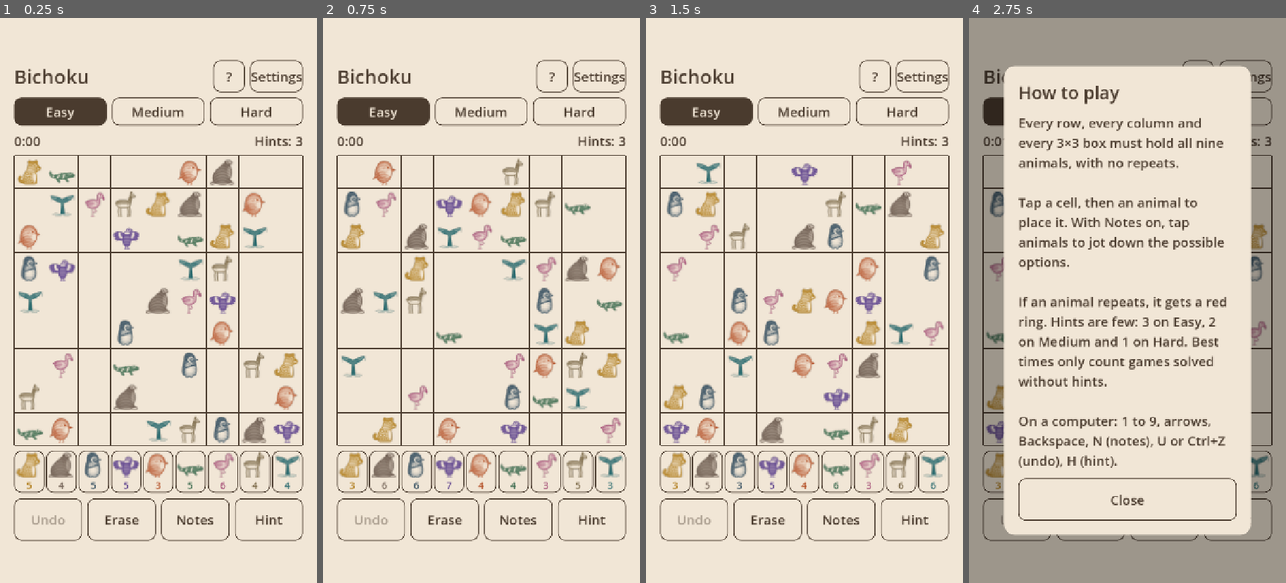
Above: before the commit, frames 1-4 (left to right).
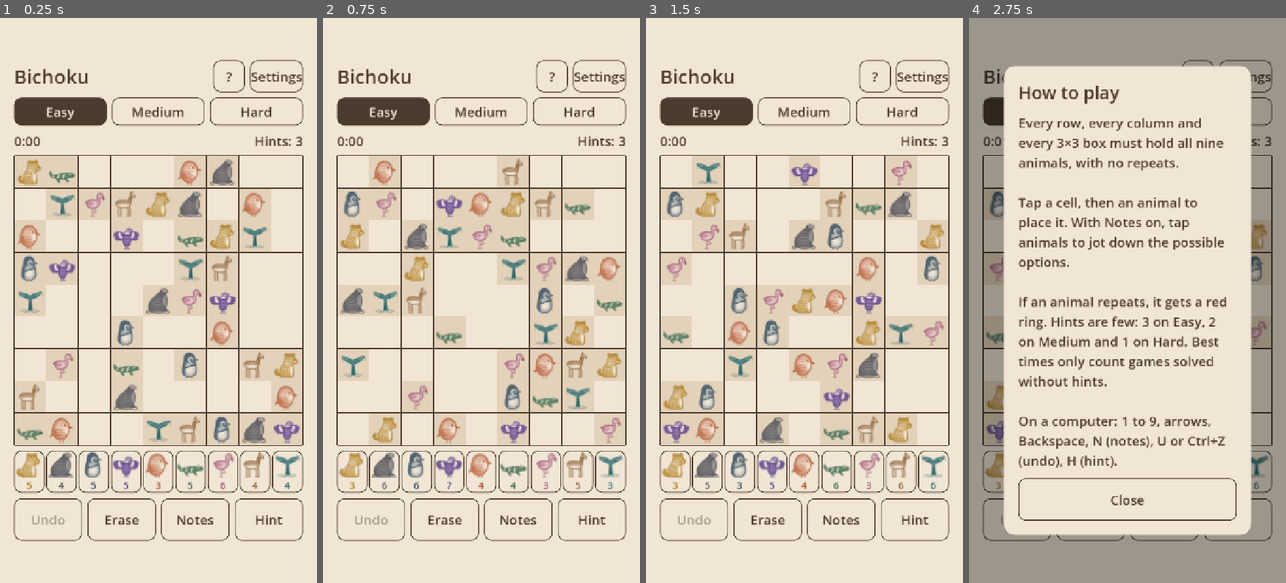
Above: after the commit, the same moments.

Repository: Churrinche-Games/bichoku
Game: Godot game, scene res://src/screen/game_screen.tscn
The game is run twice, just before and just after one commit, with the same random seed, the same clock (stepped at 60 frames per second) and the same inputs.
Inputs:
- Up to frame 1 (0.25 s): no input
- Up to frame 2 (0.75 s): click "Easy" at 0.5 s
- Up to frame 3 (1.5 s): click "Easy" at 1.25 s
- Up to frame 4 (2.75 s): click "?" at 2 s

The runs differ from the first frame. In frame 1, 15% of the frame differs, in the area x 4-96%, y 24-84%; in frame 2, 16%; in frame 3, 15%; in frame 4, less than 0.1%.

Commit message:
Checkpoint 2: charcoal lobo marino, cinnamon guanaco, givens on a shaded cell, every animal the same size

Diff:
--- a/src/animals/animals.gd
+++ b/src/animals/animals.gd
@@ -17,13 +17,13 @@
 ]
 const _INKS := [
 	"#b07d1c",
-	"#6b5a4e",
+	"#4f4f55",
 	"#2f4a5c",
 	"#5b3f8c",
 	"#b5532a",
 	"#3d6b4f",
 	"#9c3d6b",
-	"#7d6b4a",
+	"#93683c",
 	"#2a6a6e"
 ]
 ## Placeholders until the engraved drawings exist.
--- a/src/animals/art/guanaco-full.svg
+++ b/src/animals/art/guanaco-full.svg
@@ -1,16 +1,16 @@
 <svg xmlns="http://www.w3.org/2000/svg" viewBox="10 20 200 196" width="200" height="196">
-<path d="M54,136 L50,170 L54,204" stroke="#7d6b4a" stroke-width="3.4" fill="none" stroke-linecap="round" stroke-linejoin="round"/>
-<path d="M68,140 L68,172 L72,204" stroke="#7d6b4a" stroke-width="3.4" fill="none" stroke-linecap="round" stroke-linejoin="round"/>
-<path d="M120,138 L124,170 L122,204" stroke="#7d6b4a" stroke-width="3.4" fill="none" stroke-linecap="round" stroke-linejoin="round"/>
-<path d="M132,132 L138,168 L136,202" stroke="#7d6b4a" stroke-width="3.4" fill="none" stroke-linecap="round" stroke-linejoin="round"/>
-<path d="M48,204 L58,204 M66,205 L76,205 M116,205 L126,205 M130,203 L140,203" stroke="#7d6b4a" stroke-width="2.4" fill="none" stroke-linecap="round" stroke-linejoin="round"/>
+<path d="M54,136 L50,170 L54,204" stroke="#93683c" stroke-width="3.4" fill="none" stroke-linecap="round" stroke-linejoin="round"/>
+<path d="M68,140 L68,172 L72,204" stroke="#93683c" stroke-width="3.4" fill="none" stroke-linecap="round" stroke-linejoin="round"/>
+<path d="M120,138 L124,170 L122,204" stroke="#93683c" stroke-width="3.4" fill="none" stroke-linecap="round" stroke-linejoin="round"/>
+<path d="M132,132 L138,168 L136,202" stroke="#93683c" stroke-width="3.4" fill="none" stroke-linecap="round" stroke-linejoin="round"/>
+<path d="M48,204 L58,204 M66,205 L76,205 M116,205 L126,205 M130,203 L140,203" stroke="#93683c" stroke-width="2.4" fill="none" stroke-linecap="round" stroke-linejoin="round"/>
 <path d="M38,108 C38,94 54,88 76,88 C98,88 112,90 122,94 C126,78 132,62 138,52 C138,42 140,32 144,28 C147,25 151,28 150 …(204 unchanged characters)…
-<path d="M147.7,28.31L147.03,28.5L146.35,28.7L145.67,28.89L1 …(60558 unchanged characters)… .12L133.01,130.02L133.7,129.92Z" fill="#7d6b4a"/>
-<path d="M38,108 C38,94 54,88 76,88 C98,88 112,90 122,94 C12 …(228 unchanged characters)… 2 38,122 38,108 Z" fill="none" stroke="#7d6b4a" stroke-width="2" stroke-linejoin="round"/>
-<path d="M38,100 C32,104 30,112 34,118" stroke="#7d6b4a" stroke-width="2.4" fill="none" stroke-linecap="round" stroke-linejoin="round"/>
-<path d="M143,32 C144,38 146,42 150,44" stroke="#7d6b4a" stroke-width="1" fill="none" stroke-linecap="round" stroke-linejoin="round"/>
-<circle cx="172" cy="62" r="1.6" fill="#7d6b4a"/>
+<path d="M147.7,28.31L147.03,28.5L146.35,28.7L145.67,28.89L1 …(60558 unchanged characters)… .12L133.01,130.02L133.7,129.92Z" fill="#93683c"/>
+<path d="M38,108 C38,94 54,88 76,88 C98,88 112,90 122,94 C12 …(228 unchanged characters)… 2 38,122 38,108 Z" fill="none" stroke="#93683c" stroke-width="2" stroke-linejoin="round"/>
+<path d="M38,100 C32,104 30,112 34,118" stroke="#93683c" stroke-width="2.4" fill="none" stroke-linecap="round" stroke-linejoin="round"/>
+<path d="M143,32 C144,38 146,42 150,44" stroke="#93683c" stroke-width="1" fill="none" stroke-linecap="round" stroke-linejoin="round"/>
+<circle cx="172" cy="62" r="1.6" fill="#93683c"/>
 <circle cx="154" cy="50" r="7.14" fill="#f1e6d6"/>
-<ellipse cx="154" cy="50" rx="4.2" ry="4.79" fill="#7d6b4a"/>
+<ellipse cx="154" cy="50" rx="4.2" ry="4.79" fill="#93683c"/>
 <circle cx="155.51" cy="48.4" r="1.43" fill="#f1e6d6"/>
 </svg>
--- a/src/animals/art/guanaco-simple.svg
+++ b/src/animals/art/guanaco-simple.svg
@@ -1,16 +1,16 @@
 <svg xmlns="http://www.w3.org/2000/svg" viewBox="10 20 200 196" width="200" height="196">
-<path d="M54,136 L50,170 L54,204" stroke="#7d6b4a" stroke-width="6.46" fill="none" stroke-linecap="round" stroke-linejoin="round"/>
-<path d="M68,140 L68,172 L72,204" stroke="#7d6b4a" stroke-width="6.46" fill="none" stroke-linecap="round" stroke-linejoin="round"/>
-<path d="M120,138 L124,170 L122,204" stroke="#7d6b4a" stroke-width="6.46" fill="none" stroke-linecap="round" stroke-linejoin="round"/>
-<path d="M132,132 L138,168 L136,202" stroke="#7d6b4a" stroke-width="6.46" fill="none" stroke-linecap="round" stroke-linejoin="round"/>
-<path d="M48,204 L58,204 M66,205 L76,205 M116,205 L126,205 M130,203 L140,203" stroke="#7d6b4a" stroke-width="4.56" fill="none" stroke-linecap="round" stroke-linejoin="round"/>
+<path d="M54,136 L50,170 L54,204" stroke="#93683c" stroke-width="6.46" fill="none" stroke-linecap="round" stroke-linejoin="round"/>
+<path d="M68,140 L68,172 L72,204" stroke="#93683c" stroke-width="6.46" fill="none" stroke-linecap="round" stroke-linejoin="round"/>
+<path d="M120,138 L124,170 L122,204" stroke="#93683c" stroke-width="6.46" fill="none" stroke-linecap="round" stroke-linejoin="round"/>
+<path d="M132,132 L138,168 L136,202" stroke="#93683c" stroke-width="6.46" fill="none" stroke-linecap="round" stroke-linejoin="round"/>
+<path d="M48,204 L58,204 M66,205 L76,205 M116,205 L126,205 M130,203 L140,203" stroke="#93683c" stroke-width="4.56" fill="none" stroke-linecap="round" stroke-linejoin="round"/>
 <path d="M38,108 C38,94 54,88 76,88 C98,88 112,90 122,94 C126,78 132,62 138,52 C138,42 140,32 144,28 C147,25 151,28 150 …(204 unchanged characters)…
-<path d="M147.82,29.1L147.14,29.3L146.46,29.5L145.78,29.69L1 …(47009 unchanged characters)… .48L127.37,136.4L128.07,136.31Z" fill="#7d6b4a"/>
-<path d="M38,108 C38,94 54,88 76,88 C98,88 112,90 122,94 C12 …(228 unchanged characters)… 2 38,122 38,108 Z" fill="none" stroke="#7d6b4a" stroke-width="4.4" stroke-linejoin="round"/>
-<path d="M38,100 C32,104 30,112 34,118" stroke="#7d6b4a" stroke-width="4.56" fill="none" stroke-linecap="round" stroke-linejoin="round"/>
-<path d="M143,32 C144,38 146,42 150,44" stroke="#7d6b4a" stroke-width="1.9" fill="none" stroke-linecap="round" stroke-linejoin="round"/>
-<circle cx="172" cy="62" r="1.6" fill="#7d6b4a"/>
+<path d="M147.82,29.1L147.14,29.3L146.46,29.5L145.78,29.69L1 …(47009 unchanged characters)… .48L127.37,136.4L128.07,136.31Z" fill="#93683c"/>
+<path d="M38,108 C38,94 54,88 76,88 C98,88 112,90 122,94 C12 …(228 unchanged characters)… 2 38,122 38,108 Z" fill="none" stroke="#93683c" stroke-width="4.4" stroke-linejoin="round"/>
+<path d="M38,100 C32,104 30,112 34,118" stroke="#93683c" stroke-width="4.56" fill="none" stroke-linecap="round" stroke-linejoin="round"/>
+<path d="M143,32 C144,38 146,42 150,44" stroke="#93683c" stroke-width="1.9" fill="none" stroke-linecap="round" stroke-linejoin="round"/>
+<circle cx="172" cy="62" r="1.6" fill="#93683c"/>
 <circle cx="154" cy="50" r="11.42" fill="#f1e6d6"/>
-<ellipse cx="154" cy="50" rx="6.72" ry="7.66" fill="#7d6b4a"/>
+<ellipse cx="154" cy="50" rx="6.72" ry="7.66" fill="#93683c"/>
 <circle cx="156.42" cy="47.45" r="2.28" fill="#f1e6d6"/>
 </svg>
--- a/src/animals/art/lobo_marino-full.svg
+++ b/src/animals/art/lobo_marino-full.svg
@@ -1,14 +1,14 @@
 <svg xmlns="http://www.w3.org/2000/svg" viewBox="10 20 200 196" width="200" height="196">
 <path d="M140,34 C154,30 168,34 176,42 C182,48 180,56 172,58 C168,60 164,62 162,66 C170,84 178,104 176,128 C174,148 166 …(261 unchanged characters)…
-<path d="M151.92,33.63L151.24,33.79L150.55,33.95L149.86,34.1 …(244619 unchanged characters)… .04L180.79,189.9L181.47,189.75Z" fill="#6b5a4e"/>
-<path d="M140,34 C154,30 168,34 176,42 C182,48 180,56 172,58 …(285 unchanged characters)… 4 130,36 140,34 Z" fill="none" stroke="#6b5a4e" stroke-width="2" stroke-linejoin="round"/>
-<path d="M160,170 C164,182 170,190 178,197" stroke="#6b5a4e" stroke-width="1.2" fill="none" stroke-linecap="round" stroke-linejoin="round"/>
-<path d="M44,186 C40,192 32,196 26,198" stroke="#6b5a4e" stroke-width="1.2" fill="none" stroke-linecap="round" stroke-linejoin="round"/>
-<path d="M124,70 C132,78 138,86 142,98 M116,80 C122,90 126,100 128,112" stroke="#6b5a4e" stroke-width="1" fill="none" stroke-linecap="round" stroke-linejoin="round"/>
-<path d="M130,46 C132,48 132,52 130,54" stroke="#6b5a4e" stroke-width="1.4" fill="none" stroke-linecap="round" stroke-linejoin="round"/>
-<path d="M168,54 L186,50 M168,56 L186,58 M166,58 L182,64" stroke="#6b5a4e" stroke-width="0.8" fill="none" stroke-linecap="round" stroke-linejoin="round"/>
-<circle cx="174" cy="47" r="1.8" fill="#6b5a4e"/>
+<path d="M151.92,33.63L151.24,33.79L150.55,33.95L149.86,34.1 …(244619 unchanged characters)… .04L180.79,189.9L181.47,189.75Z" fill="#4f4f55"/>
+<path d="M140,34 C154,30 168,34 176,42 C182,48 180,56 172,58 …(285 unchanged characters)… 4 130,36 140,34 Z" fill="none" stroke="#4f4f55" stroke-width="2" stroke-linejoin="round"/>
+<path d="M160,170 C164,182 170,190 178,197" stroke="#4f4f55" stroke-width="1.2" fill="none" stroke-linecap="round" stroke-linejoin="round"/>
+<path d="M44,186 C40,192 32,196 26,198" stroke="#4f4f55" stroke-width="1.2" fill="none" stroke-linecap="round" stroke-linejoin="round"/>
+<path d="M124,70 C132,78 138,86 142,98 M116,80 C122,90 126,100 128,112" stroke="#4f4f55" stroke-width="1" fill="none" stroke-linecap="round" stroke-linejoin="round"/>
+<path d="M130,46 C132,48 132,52 130,54" stroke="#4f4f55" stroke-width="1.4" fill="none" stroke-linecap="round" stroke-linejoin="round"/>
+<path d="M168,54 L186,50 M168,56 L186,58 M166,58 L182,64" stroke="#4f4f55" stroke-width="0.8" fill="none" stroke-linecap="round" stroke-linejoin="round"/>
+<circle cx="174" cy="47" r="1.8" fill="#4f4f55"/>
 <circle cx="150" cy="44" r="7.82" fill="#f1e6d6"/>
-<ellipse cx="150" cy="44" rx="4.6" ry="5.24" fill="#6b5a4e"/>
+<ellipse cx="150" cy="44" rx="4.6" ry="5.24" fill="#4f4f55"/>
 <circle cx="151.66" cy="42.25" r="1.56" fill="#f1e6d6"/>
 </svg>
--- a/src/animals/art/lobo_marino-simple.svg
+++ b/src/animals/art/lobo_marino-simple.svg
@@ -1,14 +1,14 @@
 <svg xmlns="http://www.w3.org/2000/svg" viewBox="10 20 200 196" width="200" height="196">
 <path d="M140,34 C154,30 168,34 176,42 C182,48 180,56 172,58 C168,60 164,62 162,66 C170,84 178,104 176,128 C174,148 166 …(261 unchanged characters)…
-<path d="M158.41,35.24L157.72,35.42L157.04,35.6L156.35,35.78 …(128741 unchanged characters)… 08L179.86,187.94L180.54,187.79Z" fill="#6b5a4e"/>
-<path d="M140,34 C154,30 168,34 176,42 C182,48 180,56 172,58 …(285 unchanged characters)… 4 130,36 140,34 Z" fill="none" stroke="#6b5a4e" stroke-width="4.4" stroke-linejoin="round"/>
-<path d="M160,170 C164,182 170,190 178,197" stroke="#6b5a4e" stroke-width="2.28" fill="none" stroke-linecap="round" stroke-linejoin="round"/>
-<path d="M44,186 C40,192 32,196 26,198" stroke="#6b5a4e" stroke-width="2.28" fill="none" stroke-linecap="round" stroke-linejoin="round"/>
-<path d="M124,70 C132,78 138,86 142,98 M116,80 C122,90 126,100 128,112" stroke="#6b5a4e" stroke-width="1.9" fill="none" stroke-linecap="round" stroke-linejoin="round"/>
-<path d="M130,46 C132,48 132,52 130,54" stroke="#6b5a4e" stroke-width="2.66" fill="none" stroke-linecap="round" stroke-linejoin="round"/>
-<path d="M168,54 L186,50 M168,56 L186,58 M166,58 L182,64" stroke="#6b5a4e" stroke-width="1.52" fill="none" stroke-linecap="round" stroke-linejoin="round"/>
-<circle cx="174" cy="47" r="1.8" fill="#6b5a4e"/>
+<path d="M158.41,35.24L157.72,35.42L157.04,35.6L156.35,35.78 …(128741 unchanged characters)… 08L179.86,187.94L180.54,187.79Z" fill="#4f4f55"/>
+<path d="M140,34 C154,30 168,34 176,42 C182,48 180,56 172,58 …(285 unchanged characters)… 4 130,36 140,34 Z" fill="none" stroke="#4f4f55" stroke-width="4.4" stroke-linejoin="round"/>
+<path d="M160,170 C164,182 170,190 178,197" stroke="#4f4f55" stroke-width="2.28" fill="none" stroke-linecap="round" stroke-linejoin="round"/>
+<path d="M44,186 C40,192 32,196 26,198" stroke="#4f4f55" stroke-width="2.28" fill="none" stroke-linecap="round" stroke-linejoin="round"/>
+<path d="M124,70 C132,78 138,86 142,98 M116,80 C122,90 126,100 128,112" stroke="#4f4f55" stroke-width="1.9" fill="none" stroke-linecap="round" stroke-linejoin="round"/>
+<path d="M130,46 C132,48 132,52 130,54" stroke="#4f4f55" stroke-width="2.66" fill="none" stroke-linecap="round" stroke-linejoin="round"/>
+<path d="M168,54 L186,50 M168,56 L186,58 M166,58 L182,64" stroke="#4f4f55" stroke-width="1.52" fill="none" stroke-linecap="round" stroke-linejoin="round"/>
+<circle cx="174" cy="47" r="1.8" fill="#4f4f55"/>
 <circle cx="150" cy="44" r="12.51" fill="#f1e6d6"/>
-<ellipse cx="150" cy="44" rx="7.36" ry="8.39" fill="#6b5a4e"/>
+<ellipse cx="150" cy="44" rx="7.36" ry="8.39" fill="#4f4f55"/>
 <circle cx="152.65" cy="41.2" r="2.5" fill="#f1e6d6"/>
 </svg>
--- a/src/board/board_view.gd
+++ b/src/board/board_view.gd
@@ -8,6 +8,8 @@
 const PAPER := Color("#f1e6d6")
 const LINE := Color("#4a3b2e")
 const CLASH := Color("#c0392b")
+## The cells of the animals the puzzle starts with (Juan, art checkpoint 2).
+const GIVEN_FILL := Color("#e3d2ba")
 
 var state: GameState:
 	set(value):
@@ -63,6 +65,9 @@
 	if state == null:
 		_draw_lines(s)
 		return
+	for c in 81:
+		if state.puzzle[c]:
+			draw_rect(Rect2(Vector2(c % 9, c / 9) * s, Vector2(s, s)), GIVEN_FILL)
 	_draw_highlights(s)
 	var clashes := Rules.conflicts(state) if mark_clashes else PackedInt32Array()
 	var font := get_theme_default_font()
@@ -70,7 +75,7 @@
 		var origin := Vector2(cell % 9, cell / 9) * s
 		var v := state.values[cell]
 		if v:
-			_draw_animal(font, origin, s, v, state.puzzle[cell] != 0)
+			_draw_animal(font, origin, s, v)
 			if cell in clashes:
 				draw_arc(
 					origin + Vector2(s, s) / 2,
@@ -121,16 +126,15 @@
 	return origin.y + s * 0.94
 
 
-## Where an animal's picture goes in a cell: givens fill more of it than entered animals (until
-## the givens' look is decided at the second art review).
-static func picture_rect(origin: Vector2, s: float, given: bool) -> Rect2:
-	var w := s * (0.84 if given else 0.7)
+## Where an animal's picture goes in a cell (the same for givens and entered animals).
+static func picture_rect(origin: Vector2, s: float) -> Rect2:
+	var w := s * 0.84
 	var size := Vector2(w, w * 196.0 / 200.0)
 	return Rect2(origin + (Vector2(s, s) - size) / 2, size)
 
 
-func _draw_animal(font: Font, origin: Vector2, s: float, digit: int, given: bool) -> void:
-	draw_texture_rect(Animals.texture(digit), picture_rect(origin, s, given), false)
+func _draw_animal(font: Font, origin: Vector2, s: float, digit: int) -> void:
+	draw_texture_rect(Animals.texture(digit), picture_rect(origin, s), false)
 	if show_numbers:
 		draw_string(
 			font,
--- a/tests/board/test_board_view.gd
+++ b/tests/board/test_board_view.gd
@@ -12,20 +12,25 @@
 	assert_eq(view.cell_at(Vector2(10, 631)), -1)
 
 
-func test_entered_animals_are_drawn_smaller_than_givens() -> void:
+func test_every_animal_is_drawn_at_the_same_size() -> void:
 	var origin := Vector2(80, 160)
-	var given := BoardView.picture_rect(origin, 80.0, true)
-	var entered := BoardView.picture_rect(origin, 80.0, false)
-	assert_gt(given.size.x, entered.size.x)
-	for r: Rect2 in [given, entered]:
-		assert_almost_eq(r.get_center(), origin + Vector2(40, 40), Vector2(0.5, 0.5))
-		assert_almost_eq(r.size.x / r.size.y, 200.0 / 196.0, 0.01)
-		assert_true(Rect2(origin, Vector2(80, 80)).encloses(r))
+	var r := BoardView.picture_rect(origin, 80.0)
+	assert_almost_eq(r.get_center(), origin + Vector2(40, 40), Vector2(0.5, 0.5))
+	assert_almost_eq(r.size.x, 80.0 * 0.84, 0.01)
+	assert_almost_eq(r.size.x / r.size.y, 200.0 / 196.0, 0.01)
+	assert_true(Rect2(origin, Vector2(80, 80)).encloses(r))
+
+
+func test_givens_sit_on_a_darker_cell() -> void:
+	assert_lt(BoardView.GIVEN_FILL.v, BoardView.PAPER.v)
+	# Lighter than the selected cell's highlight, so the selection still stands out.
+	var selected := BoardView.PAPER.lerp(BoardView.LINE, 0.2)
+	assert_gt(BoardView.GIVEN_FILL.v, selected.v)
 
 
 func test_same_animal_underline_is_below_the_pictures() -> void:
 	var origin := Vector2(80, 160)
-	assert_gt(BoardView.underline_y(origin, 80.0), BoardView.picture_rect(origin, 80.0, true).end.y)
+	assert_gt(BoardView.underline_y(origin, 80.0), BoardView.picture_rect(origin, 80.0).end.y)
 	assert_lt(BoardView.underline_y(origin, 80.0), origin.y + 80.0)
 
 
--- a/tests/test_animals_and_text.gd
+++ b/tests/test_animals_and_text.gd
@@ -10,13 +10,13 @@
 func test_inks_match_the_spec() -> void:
 	var expected := [
 		"#b07d1c",
-		"#6b5a4e",
+		"#4f4f55",
 		"#2f4a5c",
 		"#5b3f8c",
 		"#b5532a",
 		"#3d6b4f",
 		"#9c3d6b",
-		"#7d6b4a",
+		"#93683c",
 		"#2a6a6e"
 	]
 	for d in range(1, 10):
Not shown, changed: docs/superpowers/specs/2026-11-24-bichoku-design.md
